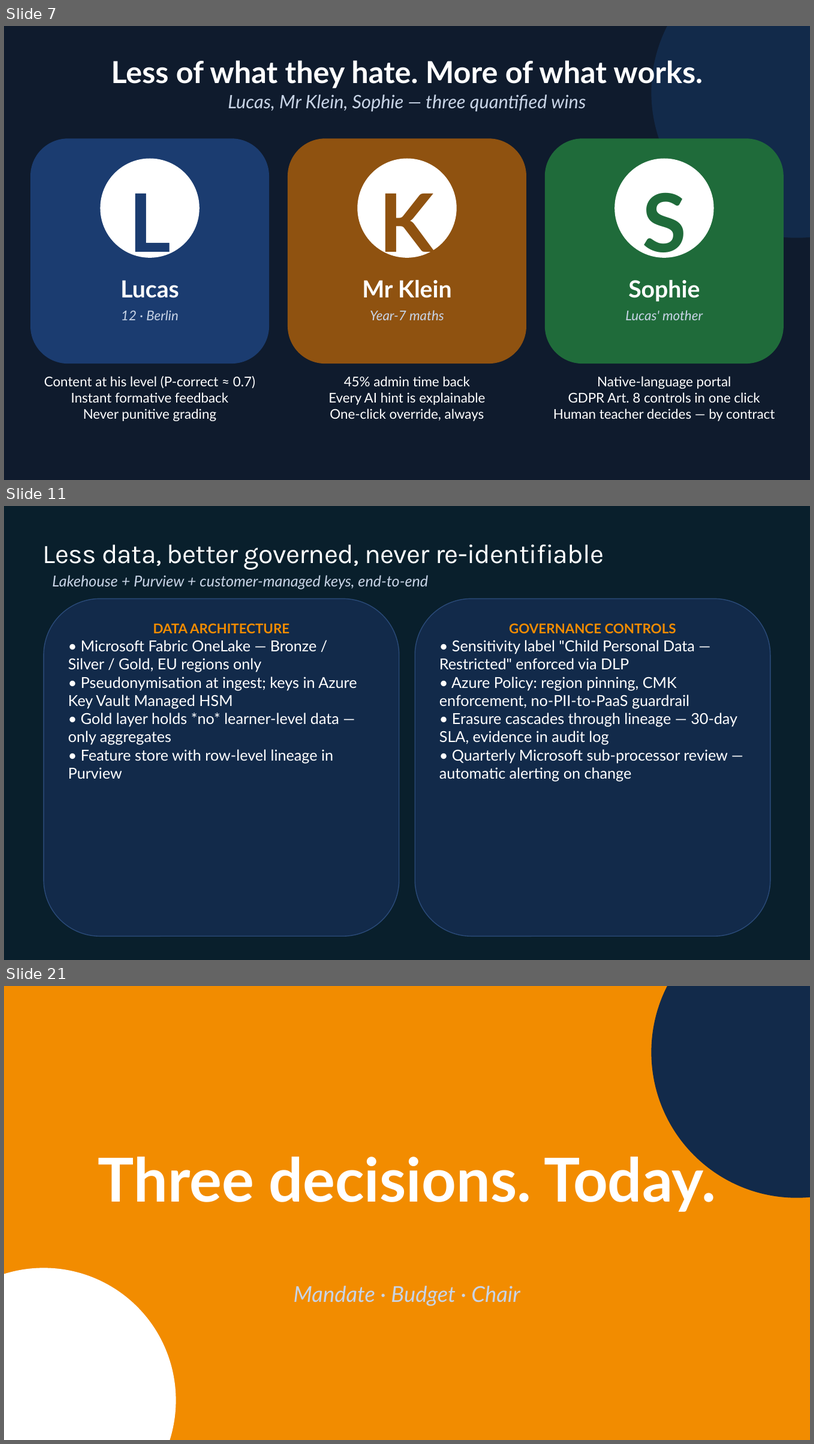
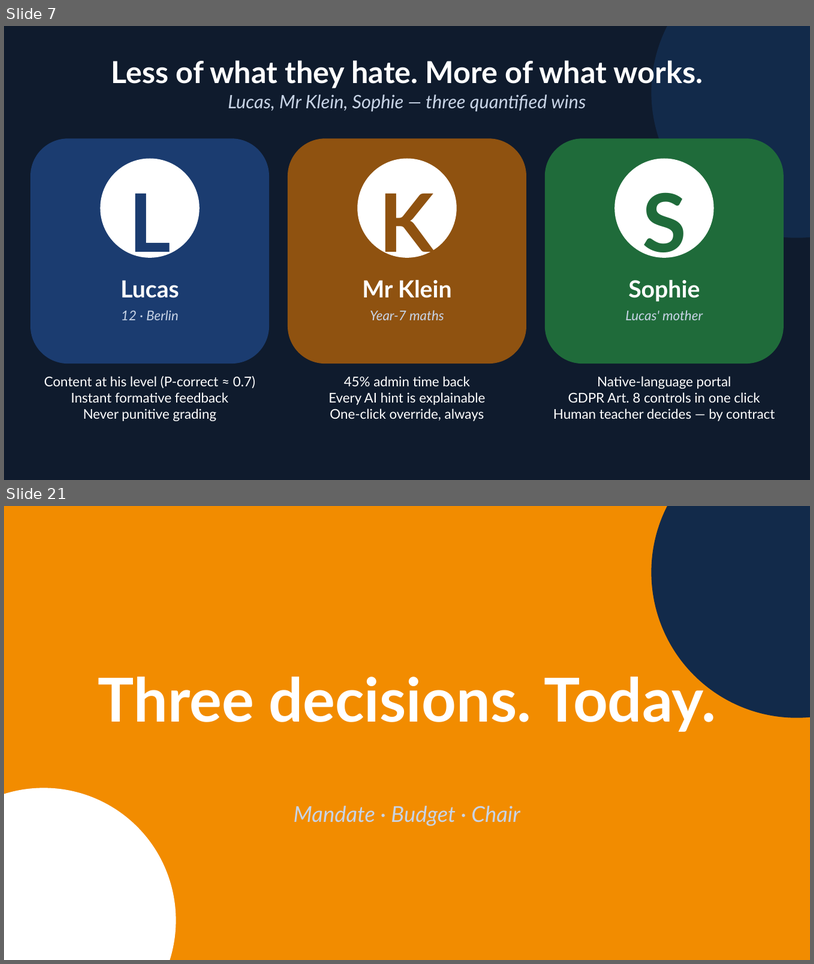
Before and after one commit to EtienneSIG/AMA_Project, a slide deck: Restitution01/build/LearnEU-CXO-Restitution.pptx. Shown one above the other, each under a label of ours: slides 7, 11 and 21 before the commit, slides 7 and 21 after it; the slides between them are not shown. The pictures are 814x1444 and 814x964 pixels, drawn with LibreOffice and Linux fonts; fonts in the diff are those of the drawing; background and template pictures are left out. Boxes give left, top, right and bottom in pixels: in the first picture for what was removed or moved away, otherwise in the second. Text is boxed around its words. In the diff, an @@ line names an element or a change of style, - is before the commit and + after.

```diff
--- a/Restitution01/build/LearnEU-CXO-Restitution.pptx
+++ b/Restitution01/build/LearnEU-CXO-Restitution.pptx
@@ slide 11 removed at <box>4,506,810,960</box>, background #091F2C @@
@@ title removed at <box>43,544,604,570</box> @@
-Less data, better governed, never re-identifiable
@@ text removed at <box>52,575,428,589</box> @@
-Lakehouse + Purview + customer-managed keys, end-to-end
@@ rounded rectangle removed at <box>44,598,399,936</box> @@
-DATA ARCHITECTURE
-• Microsoft Fabric OneLake — Bronze / Silver / Gold, EU regions only
-• Pseudonymisation at ingest; keys in Azure Key Vault Managed HSM
-• Gold layer holds *no* learner-level data — only aggregates
-• Feature store with row-level lineage in Purview
@@ rounded rectangle removed at <box>416,598,771,936</box> @@
-GOVERNANCE CONTROLS
-• Sensitivity label "Child Personal Data — Restricted" enforced via DLP
-• Azure Policy: region pinning, CMK enforcement, no-PII-to-PaaS guardrail
-• Erasure cascades through lineage — 30-day SLA, evidence in audit log
-• Quarterly Microsoft sub-processor review — automatic alerting on change
```
Also in this commit, not shown: 7 slides changed, 6 slides added, 5 other slides removed, 13 other files.
